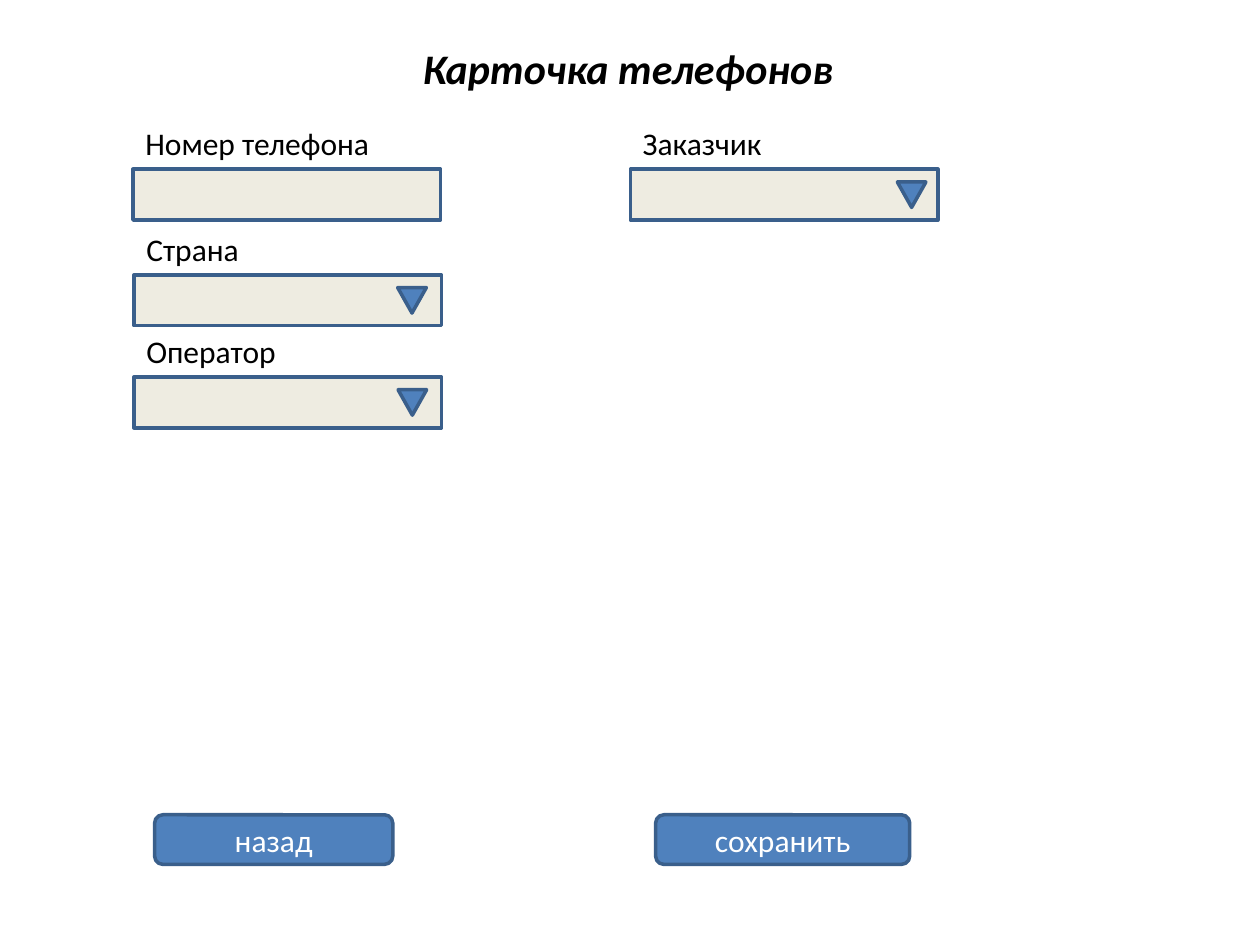
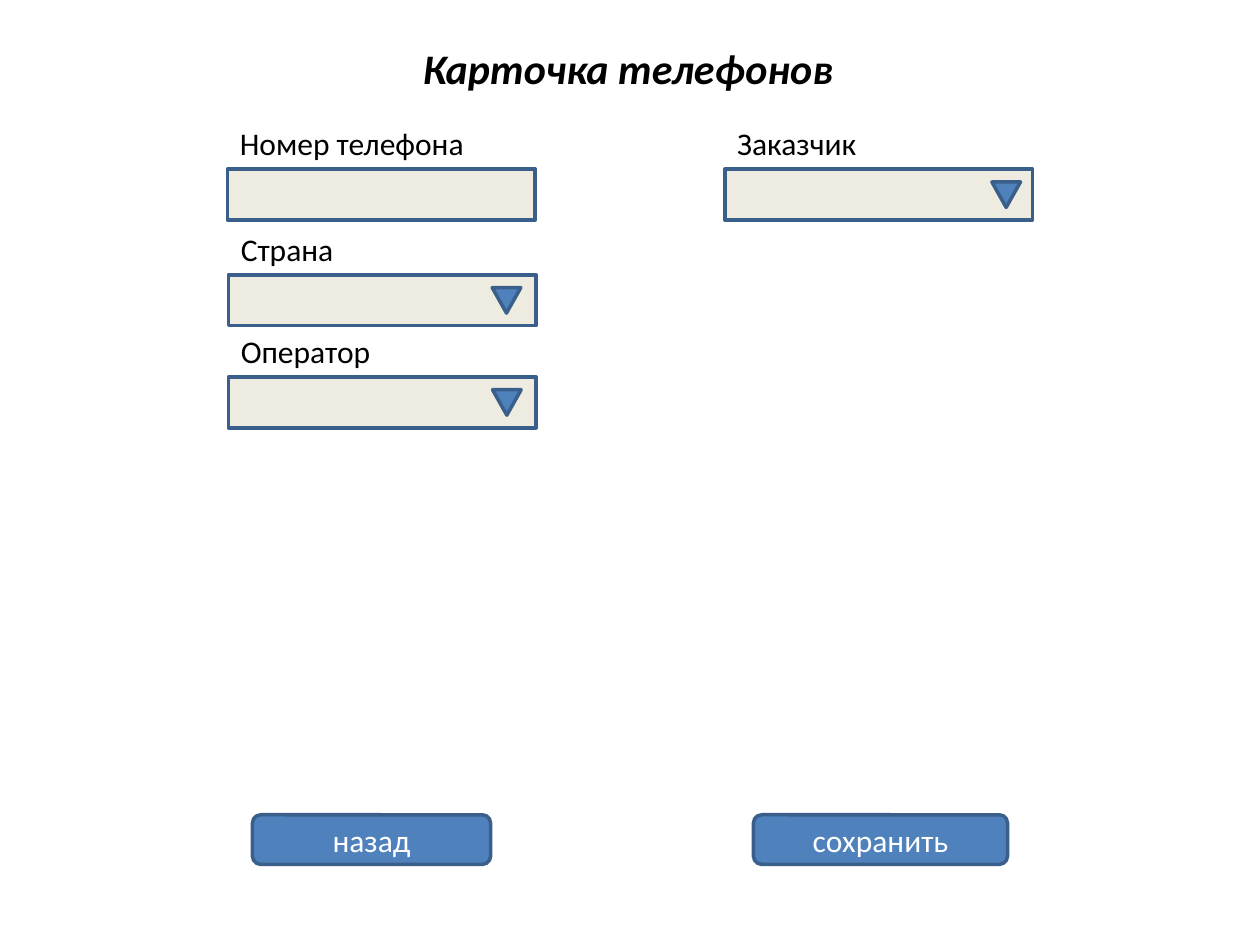
Before and after one commit to ytsep/projects_TPI, a slide deck: slide 6 of ПроектыТПИ.pptx (slide 4 before the commit). Drawn at 1260x945 pixels with LibreOffice and Linux fonts; fonts in the diff are those of the drawing. Boxes give left, top, right and bottom in pixels: in the first picture for what was removed or moved away, otherwise in the second. Text is boxed around its words. In the diff, an @@ line names an element or a change of style, - is before the commit and + after.

```diff
--- a/ПроектыТПИ.pptx
+++ b/ПроектыТПИ.pptx
@@ 4 texts, 4 rectangles, 3 flow chart merges, 1 rounded rectangle: place and size @@
-4 texts, 4 rectangles, 3 flow chart merges, 1 rounded rectangle at [134, 133, 937, 864]
+4 texts, 4 rectangles, 3 flow chart merges, 1 rounded rectangle at [228, 133, 1032, 864]
@@ rounded rectangle "сохранить": place and size @@
-rounded rectangle "сохранить" at [655, 815, 910, 864]
+rounded rectangle "сохранить" at [753, 815, 1008, 864]
```
Also in this commit, not shown: 5 other slides changed, 2 slides added.
